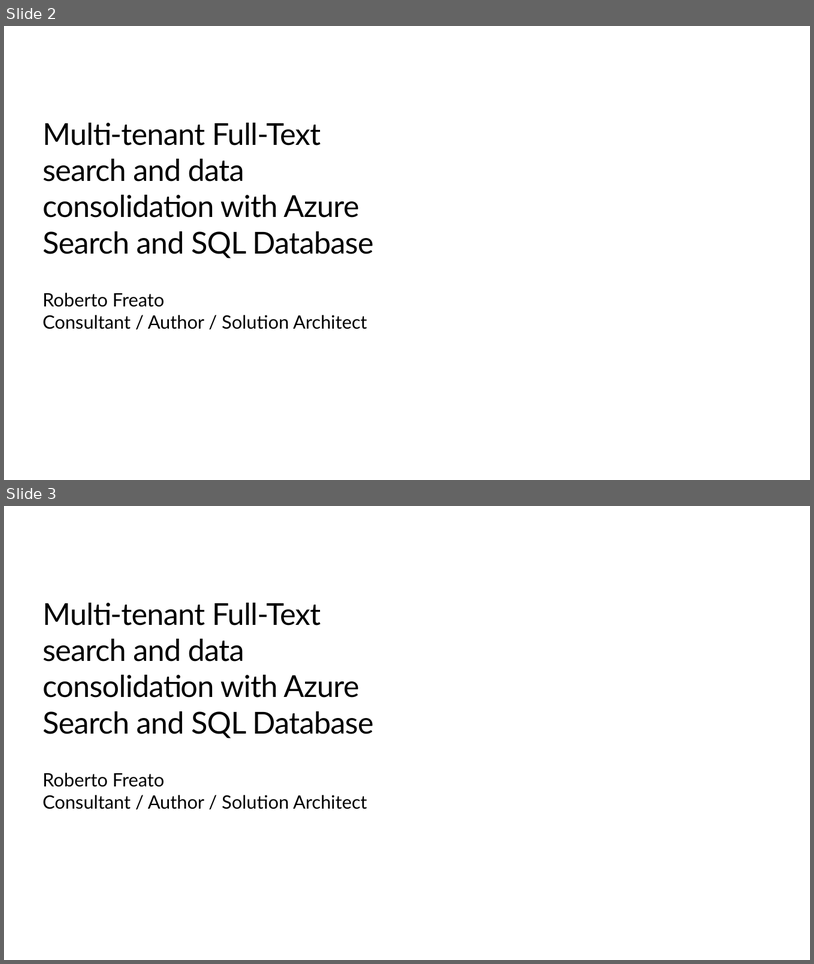
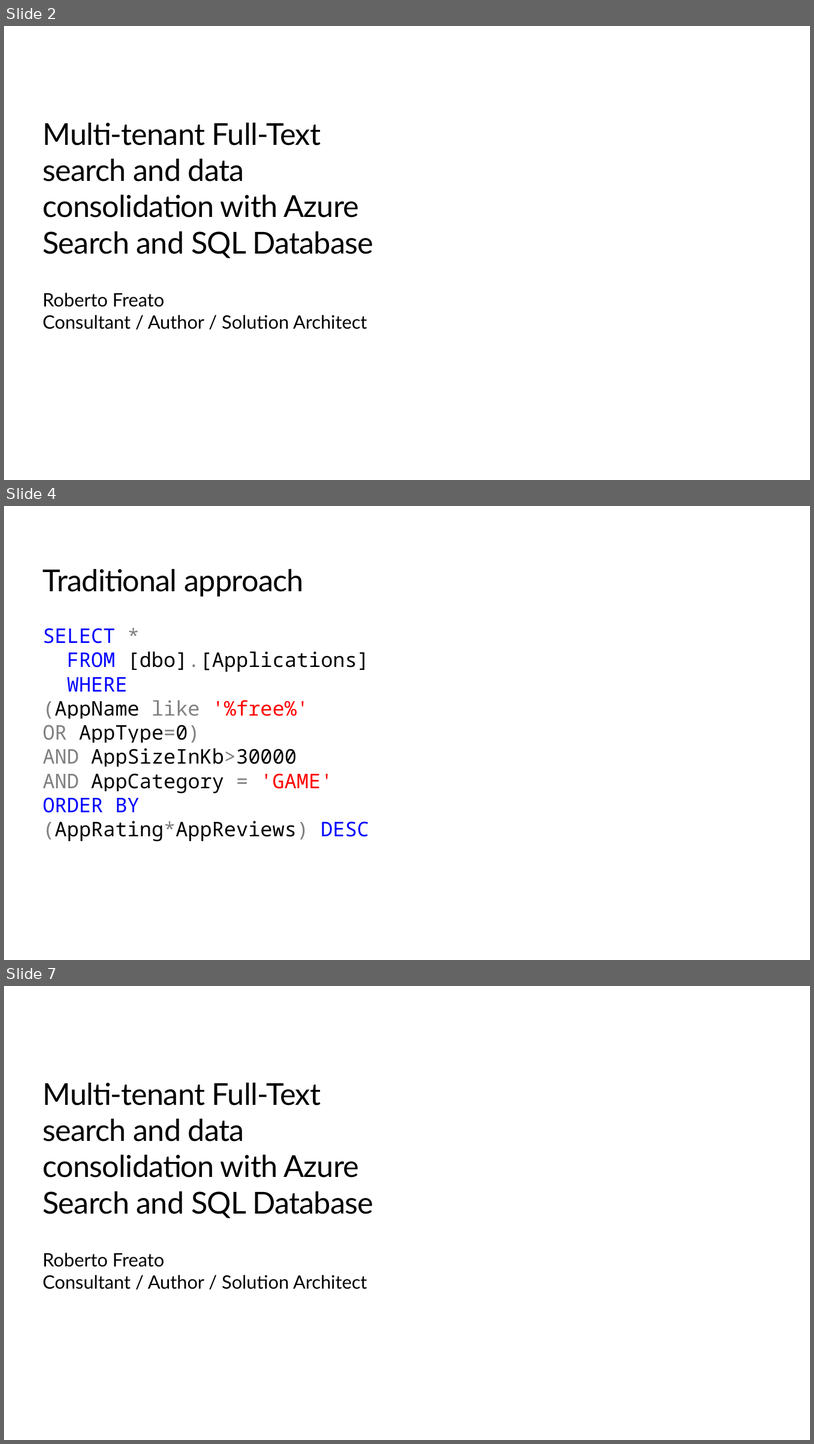
Before and after one commit to childotg/Events.2020, a slide deck: 200128 - Ignite Tour @Milan/THR40003/THR40003 Multi-tenant Full-Text search and data consolidation with Azure Search and SQL Database.pptx. Shown one above the other, each under a label of ours: slides 2 and 3 before the commit, slides 2, 4 and 7 after it; the slides between them are not shown. The pictures are 814x964 and 814x1444 pixels, drawn with LibreOffice and Linux fonts; fonts in the diff are those of the drawing; background and template pictures are left out. Boxes give left, top, right and bottom in pixels: in the first picture for what was removed or moved away, otherwise in the second. Text is boxed around its words. In the diff, an @@ line names an element or a change of style, - is before the commit and + after.

```diff
--- a/200128 - Ignite Tour @Milan/THR40003/THR40003 Multi-tenant Full-Text search and data consolidation with Azure Search and SQL Database.pptx
+++ b/200128 - Ignite Tour @Milan/THR40003/THR40003 Multi-tenant Full-Text search and data consolidation with Azure Search and SQL Database.pptx
@@ slide 4 added at box(4, 506, 810, 960), background #FFFFFF @@
@@ title added at box(43, 569, 304, 597), 36 pt, text #000000 @@
+Traditional approach
@@ text added at box(43, 628, 369, 841), 24 pt, text #000000 @@
+SELECT *
+FROM [dbo].[Applications]
+WHERE
+(AppName like '%free%'
+OR AppType=0)
+AND AppSizeInKb>30000
+AND AppCategory = 'GAME'
+ORDER BY (AppRating*AppReviews) DESC
@@ what was slide 3 is now slide 7 @@
```
Also in this commit, not shown: 3 other slides added.
